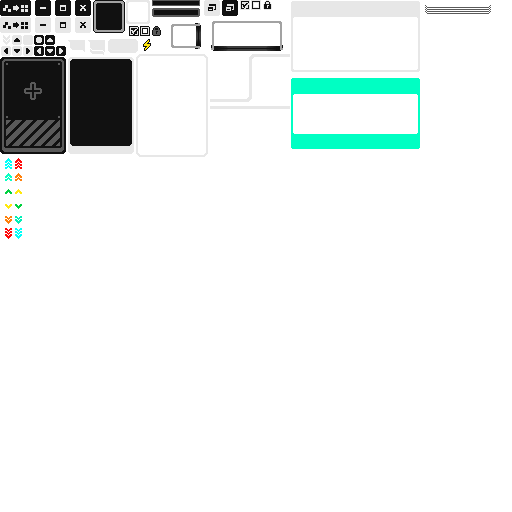
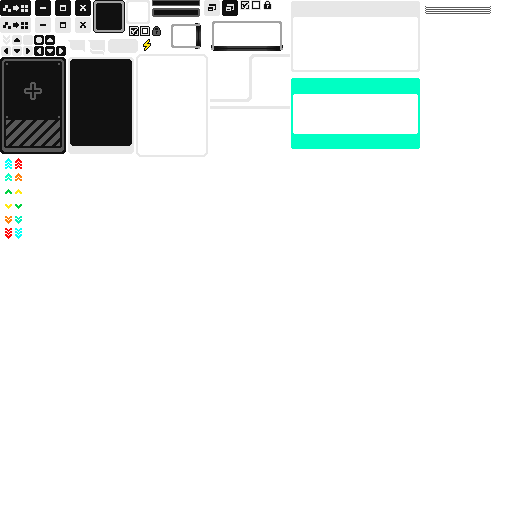
Layered file, before and after one edit (512px x 512px). Changes by layer:
painted on "图层 733 拷贝" over [425, 5, 491, 14]
